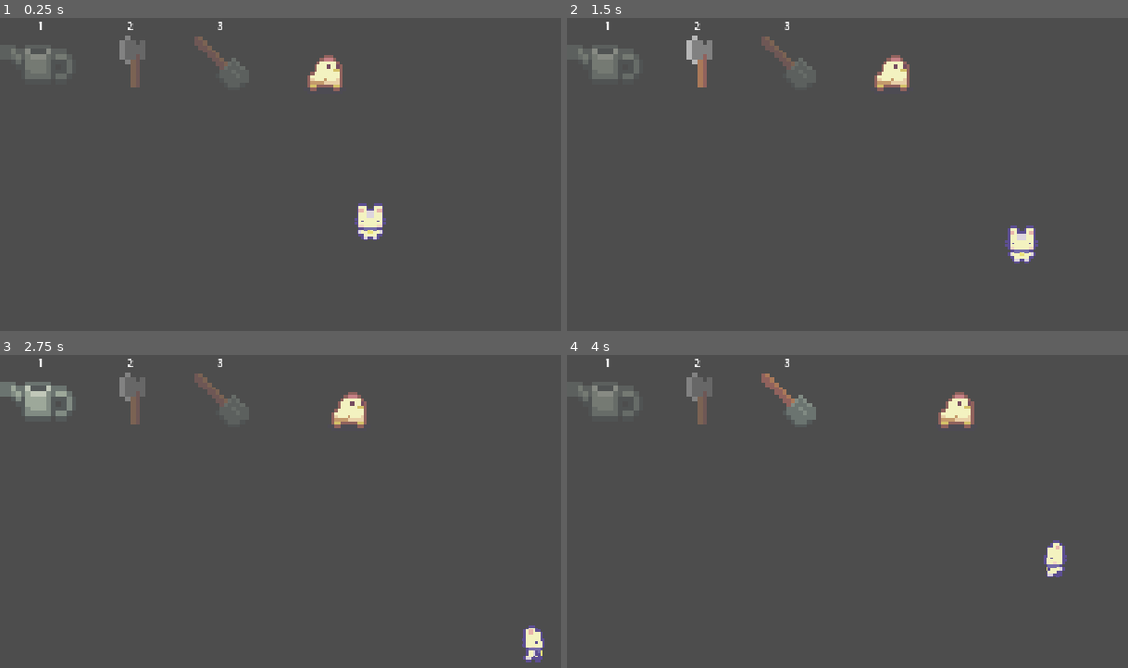
Above: before the commit, frames 1-4 (two rows, left to right).
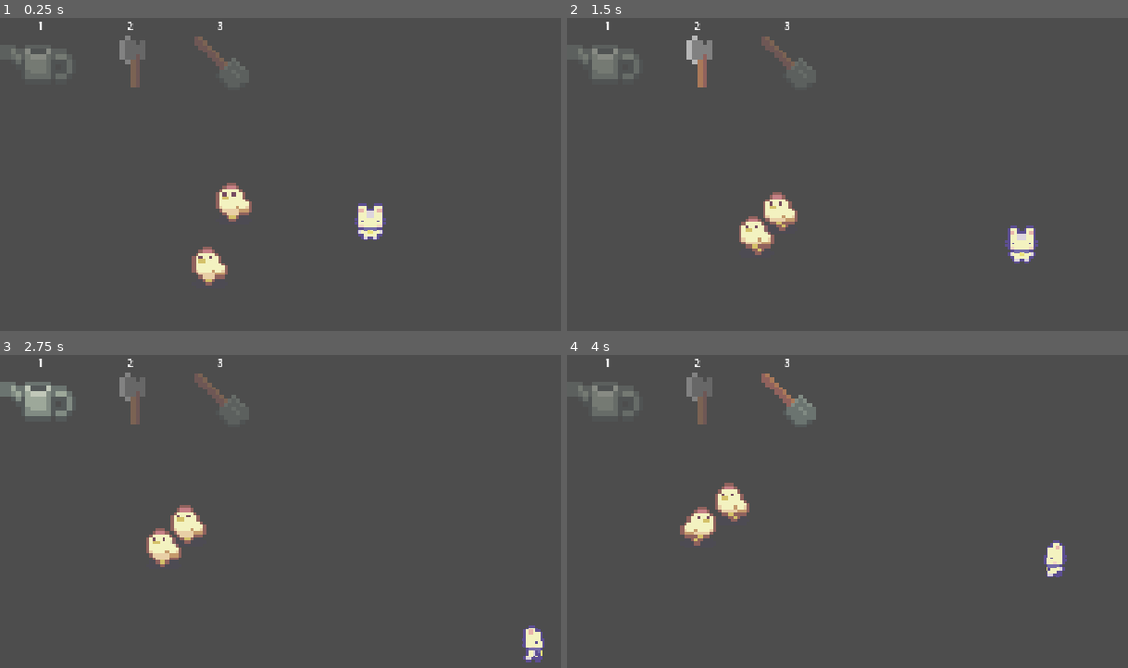
Above: after the commit, the same moments.

Repository: limidan7/an-f-sacht--my-farm-game--
Game: Godot game, scene res://Scenes/Level.tscn
Two runs of this game, one before a commit and one after it. Both use one fixed random seed, a clock stepped at 60 frames per second and the inputs below.
Inputs (mouse positions are in pixels of both pictures, inside the frame that each line leads up to):
- Up to frame 1 (0.25 s): no input
- Up to frame 2 (1.5 s): move the mouse to (1099, 205) at 0.52 s; hold D (Right) 0.53-1.28 s; tap 1 (1) at 0.6 s; tap 2 (2) at 0.8, 1.35 s; move the mouse to (791, 246) at 1.27 s; hold S (Down) from 1.28 s (still down)
- Up to frame 3 (2.75 s): tap 3 (3) at 1.55, 2.1 s; move the mouse to (443, 470) at 2.02 s; release S (Down) at 2.03 s; hold D (Right) from 2.03 s (still down); tap 1 (1) at 2.3 s
- Up to frame 4 (4 s): move the mouse to (897, 646) at 2.77 s; release D (Right) at 2.78 s; hold W (Up) 2.78-3.53 s; tap 1 (1) at 2.85 s; tap 2 (2) at 3.05, 3.6 s; move the mouse to (outside the picture) at 3.52 s; hold A (Left) from 3.53 s (still down); tap 3 (3) at 3.8 s

The runs differ from the first frame. In frame 1, 1.6% of the frame differs, in the area x 34-62%, y 11-86%; in frame 2, 1.6%; in frame 3, 1.6%; in frame 4, 1.6%.

Commit message:
finished chicken
changed collision size

Diff:
--- a/farm-game-2/Scenes/Level.tscn
+++ b/farm-game-2/Scenes/Level.tscn
@@ -110,4 +110,7 @@
 offset_bottom = 23.0
 script = ExtResource("3_8rbpu")
 
-[node name="chickeb" parent="." unique_id=1685971604 instance=ExtResource("7_ienac")]
+[node name="chicken1" parent="." unique_id=1685971604 instance=ExtResource("7_ienac")]
+position = Vector2(580.00006, 554)
+
+[node name="chicken 2" parent="." unique_id=585868518 instance=ExtResource("7_ienac")]
--- a/farm-game-2/Scenes/Player.tscn
+++ b/farm-game-2/Scenes/Player.tscn
@@ -4,8 +4,8 @@
 [ext_resource type="Texture2D" uid="uid://cqui01vtmv1ej" path="res://Sprites/Sprout Lands - Sprites - Basic pack/Characters/Basic Charakter Actions.png" id="2_gntrk"]
 [ext_resource type="Texture2D" uid="uid://s8g7kdpke61t" path="res://Sprites/Sprout Lands - Sprites - Basic pack/Characters/Basic Charakter Spritesheet.png" id="2_kyqiw"]
 
-[sub_resource type="CircleShape2D" id="CircleShape2D_2affl"]
-radius = 82.607506
+[sub_resource type="RectangleShape2D" id="RectangleShape2D_jy3mo"]
+size = Vector2(145, 156)
 
 [sub_resource type="AtlasTexture" id="AtlasTexture_qidb7"]
 atlas = ExtResource("2_gntrk")
@@ -236,7 +236,8 @@
 script = ExtResource("1_rpqav")
 
 [node name="CollisionShape2D" type="CollisionShape2D" parent="." unique_id=927011924]
-shape = SubResource("CircleShape2D_2affl")
+position = Vector2(0.5, 6)
+shape = SubResource("RectangleShape2D_jy3mo")
 
 [node name="AnimatedSprite2D" type="AnimatedSprite2D" parent="." unique_id=1290114553]
 texture_filter = 1
--- a/farm-game-2/Scenes/chicken.tscn
+++ b/farm-game-2/Scenes/chicken.tscn
@@ -2,6 +2,14 @@
 
 [ext_resource type="Texture2D" uid="uid://cosdajvu1hdoj" path="res://Sprites/Sprout Lands - Sprites - Basic pack/Characters/Free Chicken Sprites.png" id="1_45cuv"]
 [ext_resource type="Script" uid="uid://0f3yb21a8xai" path="res://Scripts/chicken.gd" id="1_jy3mo"]
+
+[sub_resource type="AtlasTexture" id="AtlasTexture_jy3mo"]
+atlas = ExtResource("1_45cuv")
+region = Rect2(0, 0, 16, 16)
+
+[sub_resource type="AtlasTexture" id="AtlasTexture_7h841"]
+atlas = ExtResource("1_45cuv")
+region = Rect2(16, 0, 16, 16)
 
 [sub_resource type="AtlasTexture" id="AtlasTexture_isa2u"]
 atlas = ExtResource("1_45cuv")
@@ -23,6 +31,17 @@
 animations = [{
 "frames": [{
 "duration": 1.0,
+"texture": SubResource("AtlasTexture_jy3mo")
+}, {
+"duration": 1.0,
+"texture": SubResource("AtlasTexture_7h841")
+}],
+"loop": 1,
+"name": &"Idle",
+"speed": 2.0
+}, {
+"frames": [{
+"duration": 1.0,
 "texture": SubResource("AtlasTexture_isa2u")
 }, {
 "duration": 1.0,
@@ -40,7 +59,7 @@
 }]
 
 [sub_resource type="CircleShape2D" id="CircleShape2D_2affl"]
-radius = 6.0
+radius = 5.2
 
 [node name="Node2D" type="CharacterBody2D" unique_id=1685971604]
 scale = Vector2(5, 5)
@@ -49,9 +68,11 @@
 [node name="AnimatedSprite2D" type="AnimatedSprite2D" parent="." unique_id=954135264]
 position = Vector2(1, 0)
 sprite_frames = SubResource("SpriteFrames_2affl")
-frame_progress = 0.21939139
+animation = &"Idle"
+frame_progress = 0.7565431
 
 [node name="CollisionShape2D" type="CollisionShape2D" parent="." unique_id=973725875]
+position = Vector2(-0.19999999, 0.79999995)
 shape = SubResource("CircleShape2D_2affl")
 
 [node name="Timer" type="Timer" parent="." unique_id=767744853]
--- a/farm-game-2/Scripts/chicken.gd
+++ b/farm-game-2/Scripts/chicken.gd
@@ -6,7 +6,14 @@
 var is_acting = false
 var speed = 50.0
 
+var min_x = 80
+var max_x = 1100
+var min_y = 50
+var max_y = 580
+
+
 func _ready() -> void:
+
 	randomize()
 	randspawn()
 	print(position)
@@ -16,8 +23,9 @@
 
 
 func randspawn():
-	var randomx = randi_range(80, 1100)
-	var randomy = randi_range(50, 600)
+	var randomx = randi_range(min_x, max_x)
+	var randomy = randi_range(min_y, max_y)
+
 	position = Vector2(randomx, randomy)
 
 
@@ -45,18 +53,21 @@
 
 func idle():
 	print("idle", self.name)
+	$AnimatedSprite2D.play("Idle")
 	timer.start(2)
 	await timer.timeout
 
 
 func walk_left():
 	var walkdistance = randi_range(100, 400)
-	var target = position.x - walkdistance
-
+	var target = max(position.x - walkdistance, min_x)
+	$AnimatedSprite2D.flip_h = true
 	print("walking_left", walkdistance, self.name)
 
 	while position.x > target:
+		$AnimatedSprite2D.play("default")
 		velocity.x = -speed
+		flipcheck()
 		move_and_slide()
 		await get_tree().physics_frame
 
@@ -65,12 +76,14 @@
 
 func walk_right():
 	var walkdistance = randi_range(100, 400)
-	var target = position.x + walkdistance
-
-	print("walking_right ", walkdistance, self.name)
+	var target = min(position.x + walkdistance, max_x)
+	$AnimatedSprite2D.flip_h = false
+	print("walking_right", walkdistance, self.name)
 
 	while position.x < target:
+		$AnimatedSprite2D.play("default")
 		velocity.x = speed
+		flipcheck()
 		move_and_slide()
 		await get_tree().physics_frame
 
@@ -78,18 +91,33 @@
 
 
 func randpos():
-	var targetxdistance = randi_range(100, 500)
-	var targetydistance = randi_range(100, 500)
+	var targetx = randf_range(min_x, max_x)
+	var targety = randf_range(min_y, max_y)
 
-	var targety = position.y + targetydistance
-	var targetx = position.x + targetxdistance
+	print("randpos ", targetx, targety, self.name)
 
-	print("randpos ", targetxdistance, targetydistance, self.name)
+	while position.distance_to(Vector2(targetx, targety)) > 5:
+		var direction = (Vector2(targetx, targety) - position).normalized()
+		$AnimatedSprite2D.play("default")
+		velocity = direction * speed
+		flipcheck()
+		move_and_slide()
 
-	while position.x < targetx and position.y < targety:
-		velocity.x = speed
-		velocity.y = speed
-		move_and_slide()
 		await get_tree().physics_frame
 
 	velocity = Vector2.ZERO
+
+func randspawndir():
+	var gimp = randf_range(0,1)
+	match gimp:
+		0:
+			$AnimatedSprite2D.flip_h = true
+		1:
+			$AnimatedSprite2D.flip_h = false
+	print(gimp, "random flip")
+
+func flipcheck():
+	if velocity.x < 0:
+		$AnimatedSprite2D.flip_h = true
+	elif velocity.x > 0:
+		$AnimatedSprite2D.flip_h = false
Renamed: farm-game-2/Scenes/Chicken spawner.gd -> farm-game-2/Scripts/Chicken spawner.gd
Renamed: farm-game-2/Scenes/Chicken spawner.gd.uid -> farm-game-2/Scripts/Chicken spawner.gd.uid
